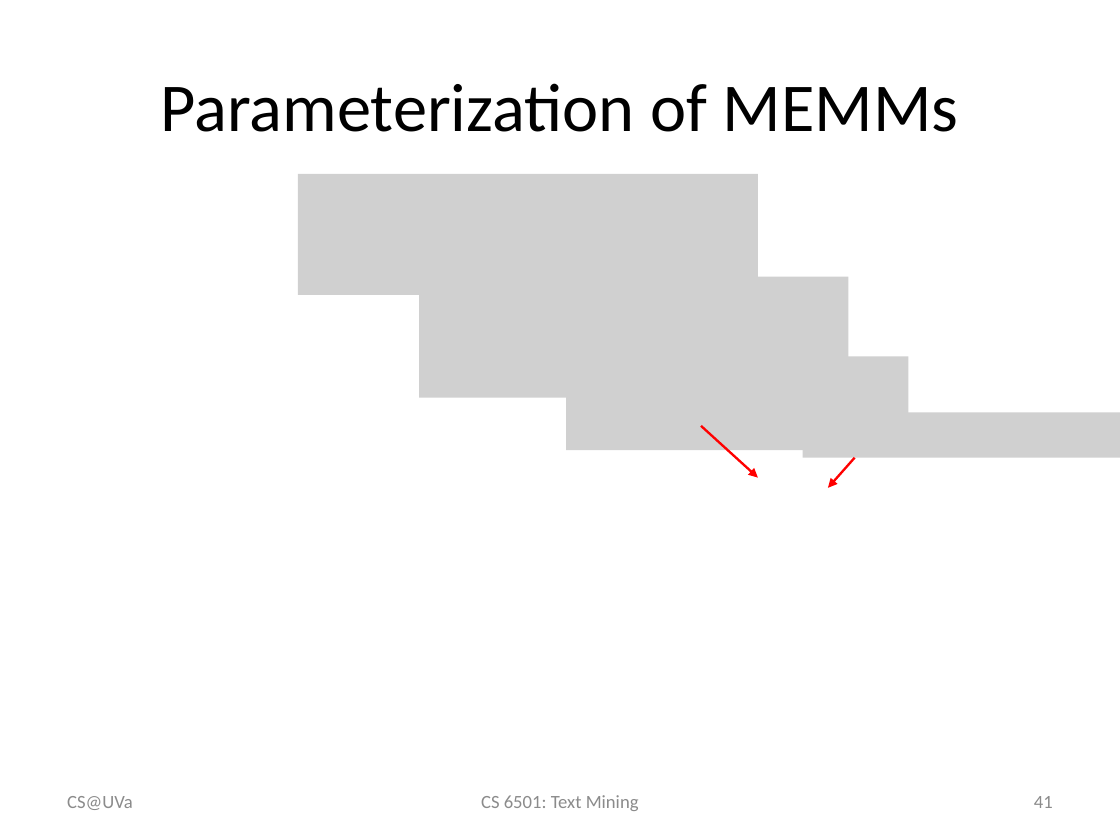
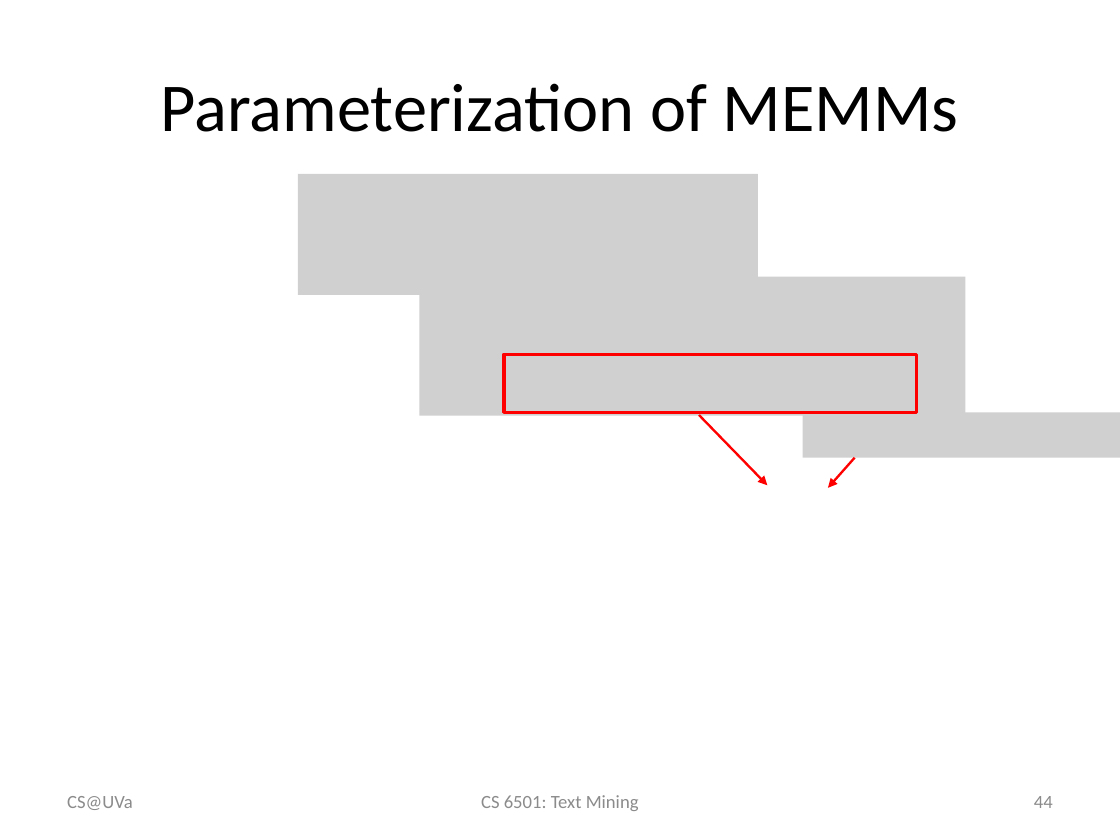
Before and after one commit to wang296/CS6501-Text-Mining, a slide deck: slide 44 of docs/POSTagging-SequenceLabeling.pptx (slide 41 before the commit). Drawn at 1120x840 pixels with LibreOffice and Linux fonts; fonts in the diff are those of the drawing; grey boxes stand for pictures. Boxes give left, top, right and bottom in pixels: in the first picture for what was removed or moved away, otherwise in the second. Text is boxed around its words. In the diff, an @@ line names an element or a change of style, - is before the commit and + after.

```diff
--- a/docs/POSTagging-SequenceLabeling.pptx
+++ b/docs/POSTagging-SequenceLabeling.pptx
@@ picture: place and size @@
-picture at (419,277,848,398)
+picture at (419,277,965,416)
@@ rectangle added at (504,354,917,412), outline #FF0000 2 pt @@
@@ picture removed at (567,356,909,450) @@
@@ arrow moved from (701, 426) - (758, 477) to (699, 416) - (767, 485) @@
@@ page number at (1034,796,1053,808): text changed @@
-41
+44
```
Also in this commit, not shown: 3 other slides changed, 3 slides added, 3 other files.
